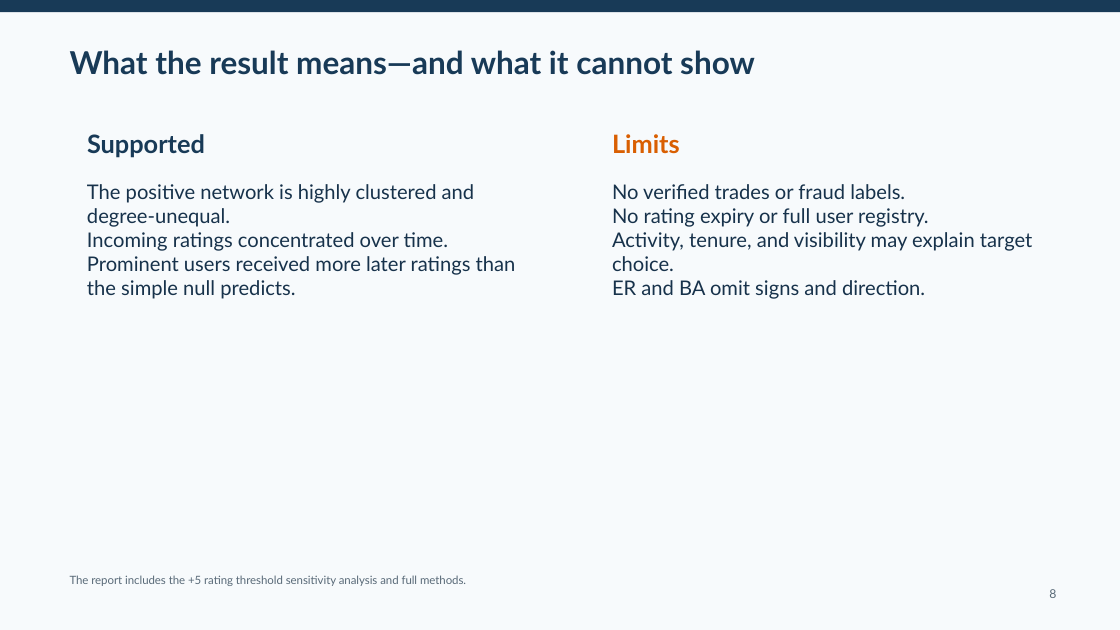
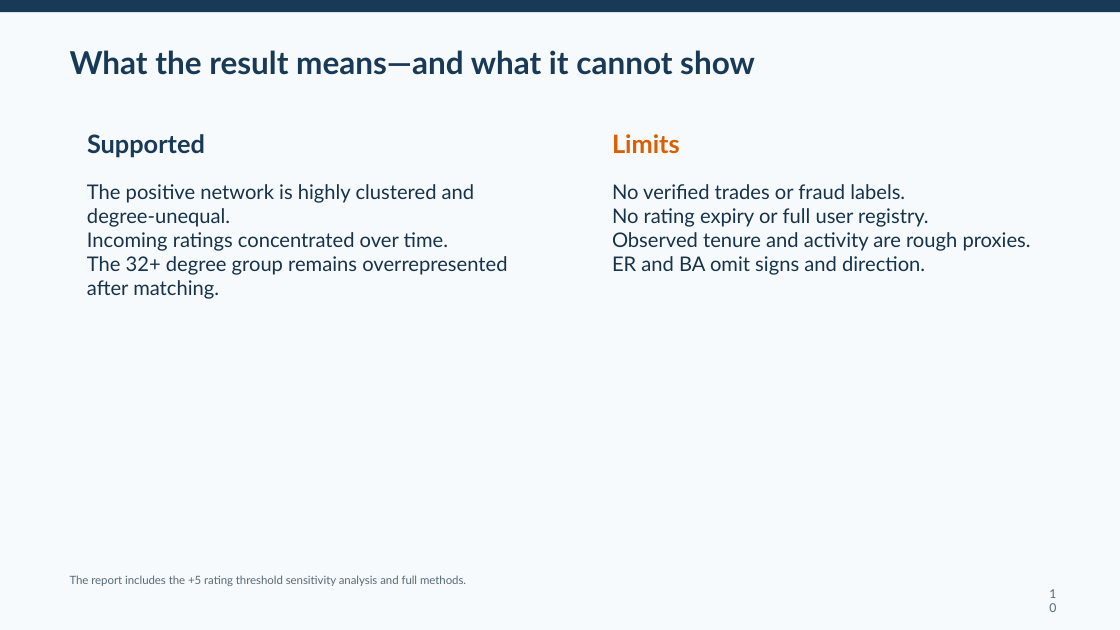
Before and after one commit to O-2wice/bitcoin-otc-trust-network-science, a slide deck: slide 10 of presentation/bitcoin_otc_network_science.pptx (slide 8 before the commit). Drawn at 1120x630 pixels with LibreOffice and Linux fonts; fonts in the diff are those of the drawing. Boxes give left, top, right and bottom in pixels: in the first picture for what was removed or moved away, otherwise in the second. Text is boxed around its words. In the diff, an @@ line names an element or a change of style, - is before the commit and + after.

Commit message:
Add matched target choice and structural null checks

```diff
--- a/presentation/bitcoin_otc_network_science.pptx
+++ b/presentation/bitcoin_otc_network_science.pptx
@@ text at <box>612,232,1031,251</box>: text changed @@
-Activity, tenure, and visibility may explain target choice.
+Observed tenure and activity are rough proxies.
@@ text at <box>87,256,507,299</box>: text changed @@
-Prominent users received more later ratings than the simple null predicts.
+The 32+ degree group remains overrepresented after matching.
@@ text at <box>1049,589,1056,598</box>: text changed @@
-8
+10
```
Also in this commit, not shown: 4 other slides changed, 2 slides added, 16 other files.
